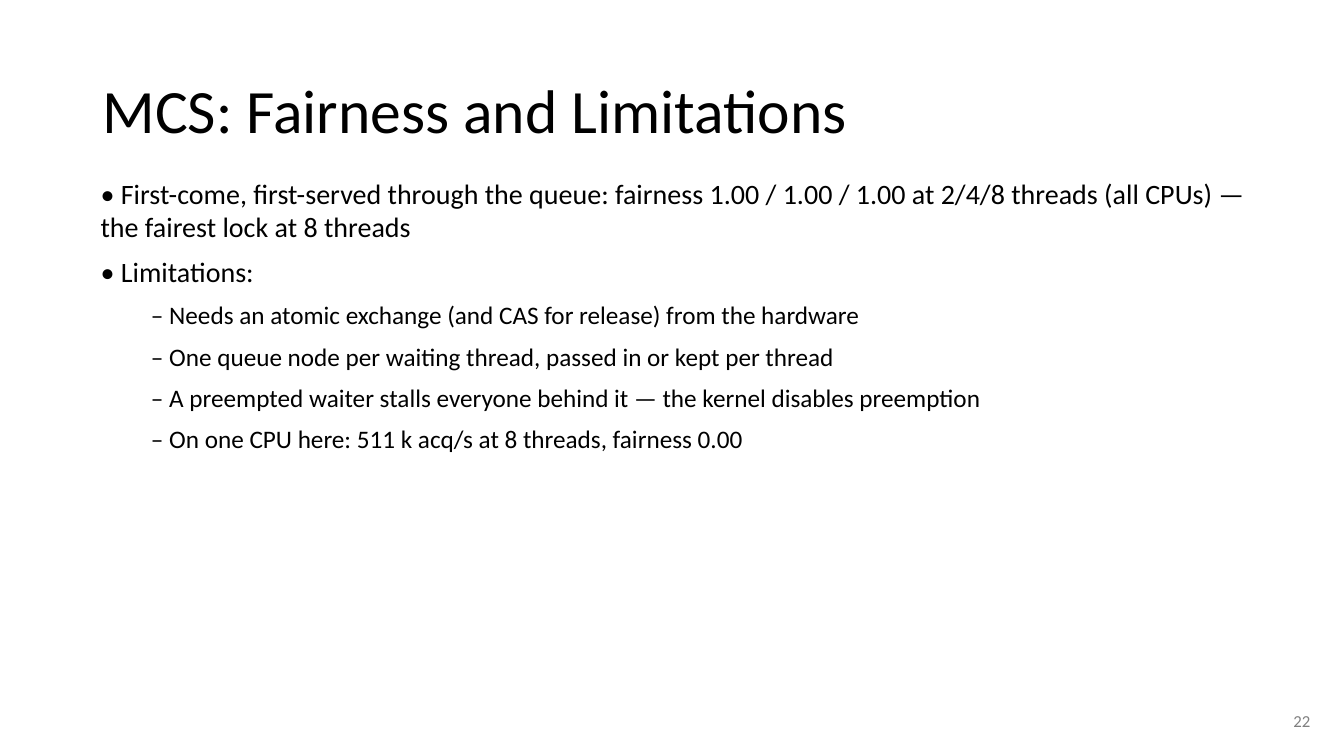
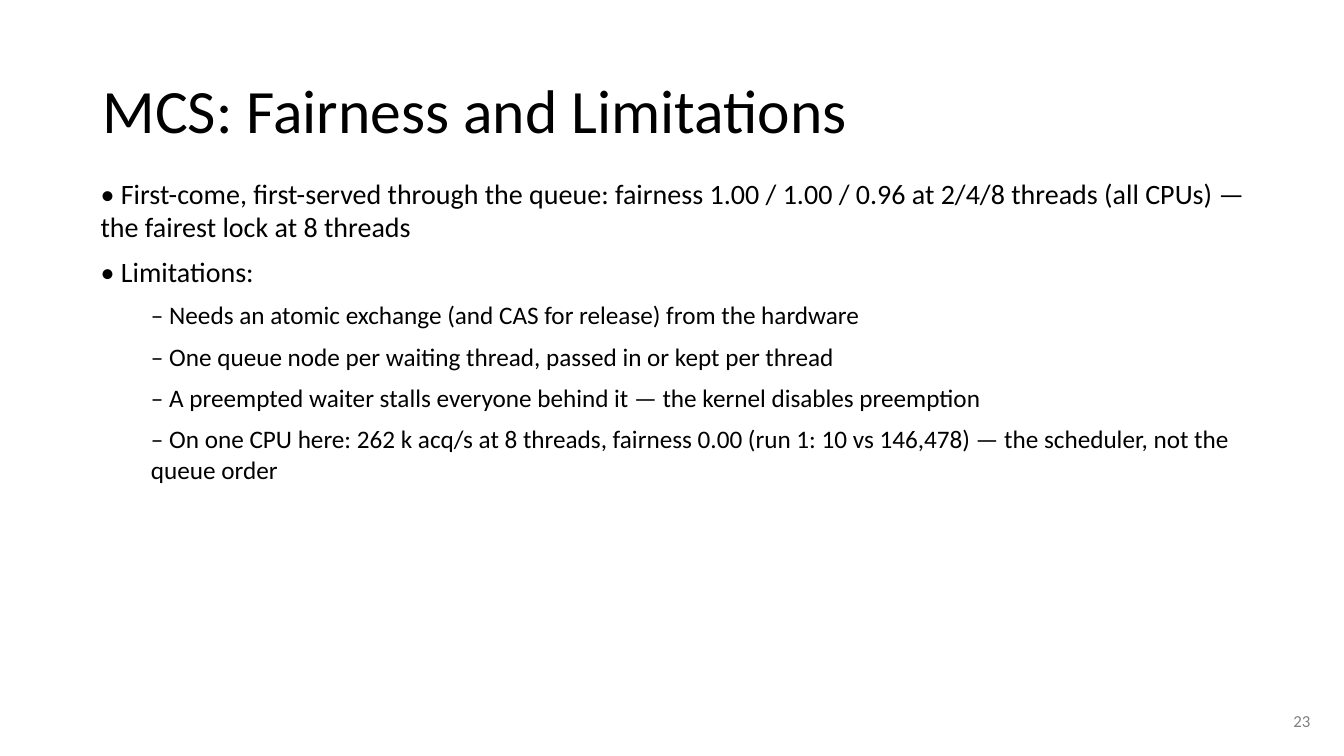
Before and after one commit to Kiatisakk/CPE333-OS, a slide deck: slide 23 of PS08/slides/PS08.pptx (slide 22 before the commit). Drawn at 1344x756 pixels with LibreOffice and Linux fonts; fonts in the diff are those of the drawing. Boxes give left, top, right and bottom in pixels: in the first picture for what was removed or moved away, otherwise in the second. Text is boxed around its words. In the diff, an @@ line names an element or a change of style, - is before the commit and + after.

```diff
--- a/PS08/slides/PS08.pptx
+++ b/PS08/slides/PS08.pptx
@@ text at (x1=101, y1=183, x2=1212, y2=238): text changed @@
-• First-come, first-served through the queue: fairness 1.00 / 1.00 / 1.00 at 2/4/8 threads (all CPUs) — the fairest lock at 8 threads
+• First-come, first-served through the queue: fairness 1.00 / 1.00 / 0.96 at 2/4/8 threads (all CPUs) — the fairest lock at 8 threads
@@ text at (x1=151, y1=429, x2=1228, y2=483): text changed @@
-  – On one CPU here: 511 k acq/s at 8 threads, fairness 0.00
+  – On one CPU here: 262 k acq/s at 8 threads, fairness 0.00 (run 1: 10 vs 146,478) — the scheduler, not the queue order
@@ text at (x1=1293, y1=716, x2=1310, y2=727): text changed @@
-22
+23
```
Also in this commit, not shown: 28 other slides changed, 2 slides added, 12 other files.
